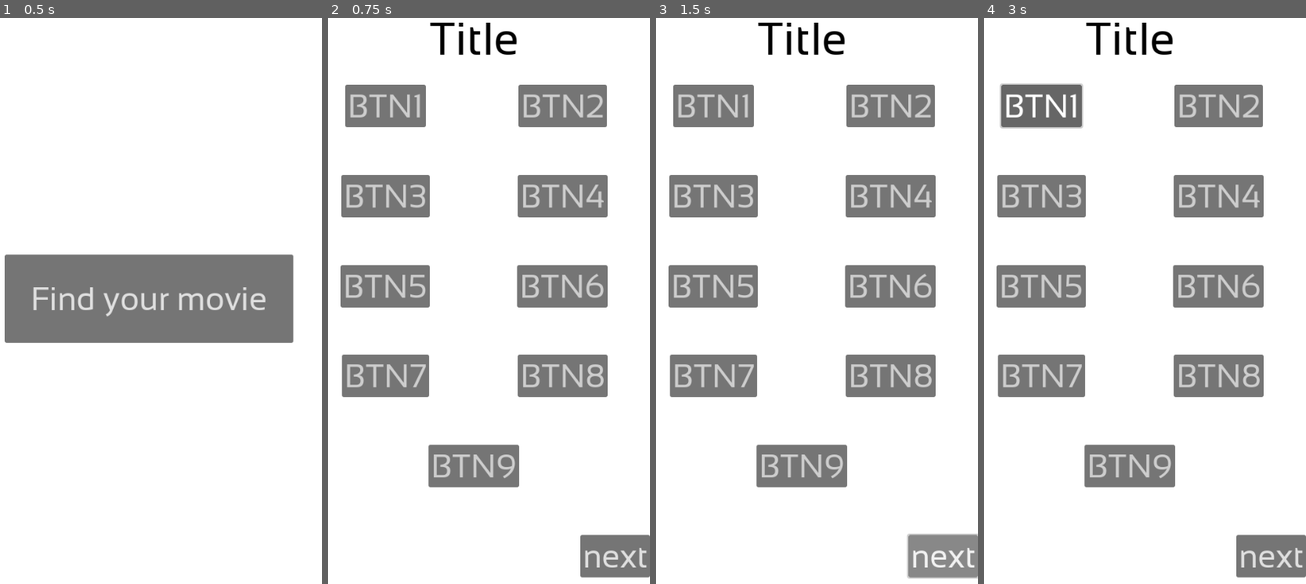
Above: before the commit, frames 1-4 (left to right).
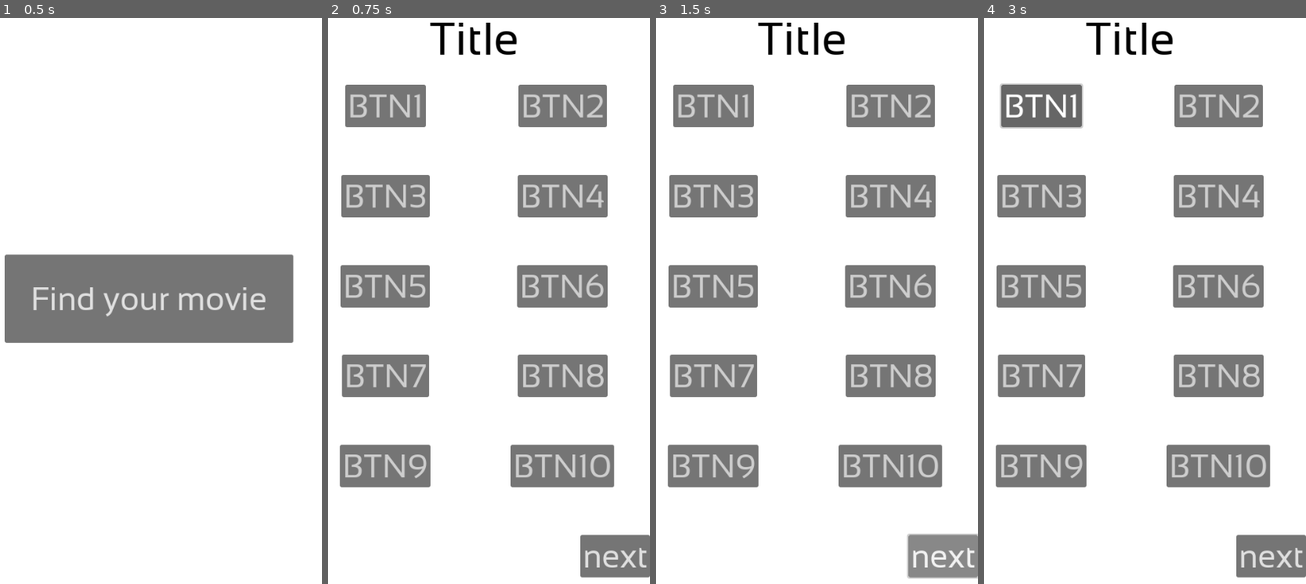
Above: after the commit, the same moments.

Repository: BigPhil2010/movie_found
Game: Godot game, scene res://scenes/menu.tscn
Same seed, same stepped clock (60 frames per second), same inputs: the game is played once before the commit and once after it.
Inputs:
- Up to frame 1 (0.5 s): no input
- Up to frame 2 (0.75 s): click "Find your movie" at 0.5 s
- Up to frame 3 (1.5 s): click "next" at 1.25 s
- Up to frame 4 (3 s): click "next" at 2 s; click "BTN1" at 2.75 s

Frame 1 is identical in both runs. In frame 2, 6.3% of the frame differs, in the area x 3-90%, y 75-83%; in frame 3, 6.3%; in frame 4, 6.3%.

Commit message:
rename + add global script

Diff:
--- a/project.godot
+++ b/project.godot
@@ -15,6 +15,10 @@
 config/features=PackedStringArray("4.4", "GL Compatibility")
 config/icon="res://icon.svg"
 
+[autoload]
+
+G="*res://scripts/global.gd"
+
 [display]
 
 window/size/viewport_width=540
--- a/scenes/menu.tscn
+++ b/scenes/menu.tscn
@@ -1,7 +1,7 @@
 [gd_scene load_steps=4 format=3 uid="uid://c651u1dyw3ogq"]
 
-[ext_resource type="Script" uid="uid://ciafvv0j64m6l" path="res://sripts/menu.gd" id="1_vjb58"]
-[ext_resource type="FontFile" uid="uid://c2gn1q550ouoi" path="res://recourses/Sansation-Regular.ttf" id="2_con2f"]
+[ext_resource type="Script" uid="uid://ciafvv0j64m6l" path="res://scripts/menu.gd" id="1_vjb58"]
+[ext_resource type="FontFile" uid="uid://c2gn1q550ouoi" path="res://recources/Sansation-Regular.ttf" id="2_con2f"]
 
 [sub_resource type="Theme" id="Theme_mhnvy"]
 default_font = ExtResource("2_con2f")
--- a/scenes/search.tscn
+++ b/scenes/search.tscn
@@ -1,6 +1,6 @@
 [gd_scene load_steps=3 format=3 uid="uid://cy7sgo7l5d2kl"]
 
-[ext_resource type="FontFile" uid="uid://c2gn1q550ouoi" path="res://recourses/Sansation-Regular.ttf" id="1_cymld"]
+[ext_resource type="FontFile" uid="uid://c2gn1q550ouoi" path="res://recources/Sansation-Regular.ttf" id="1_cymld"]
 
 [sub_resource type="LabelSettings" id="LabelSettings_u14sg"]
 font = ExtResource("1_cymld")
@@ -144,7 +144,6 @@
 text = "BTN9"
 
 [node name="Button10" type="Button" parent="VBoxContainer/HBoxContainer5"]
-visible = false
 layout_mode = 2
 size_flags_horizontal = 6
 size_flags_vertical = 0
--- /dev/null
+++ b/scripts/global.gd
@@ -0,0 +1 @@
+extends Node
Renamed: recourses/Sansation-Regular.ttf -> recources/Sansation-Regular.ttf
Not shown, changed: recources/Sansation-Regular.ttf.import
Not shown, added: scripts/global.gd.uid
Renamed: sripts/menu.gd -> scripts/menu.gd
Renamed: sripts/menu.gd.uid -> scripts/menu.gd.uid
